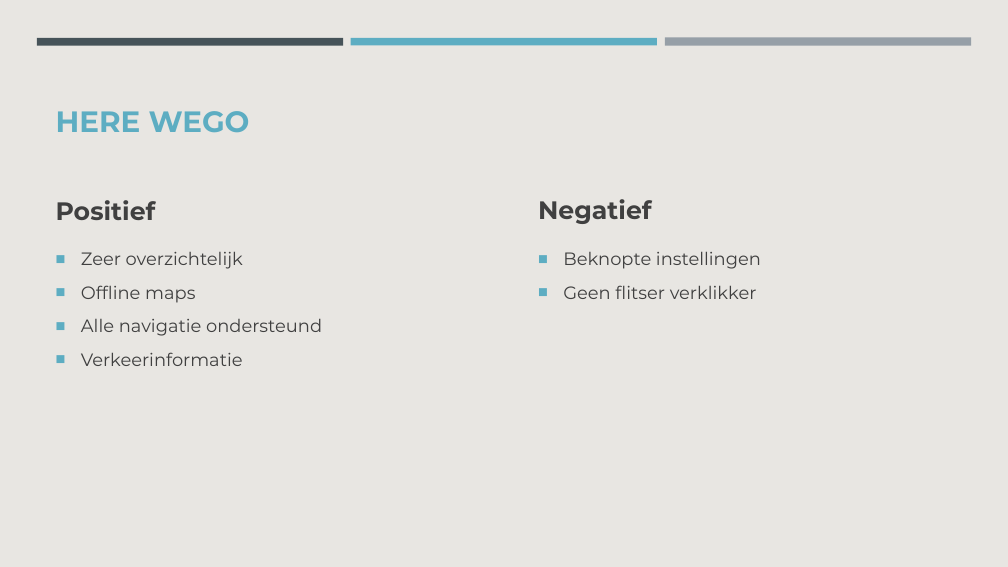
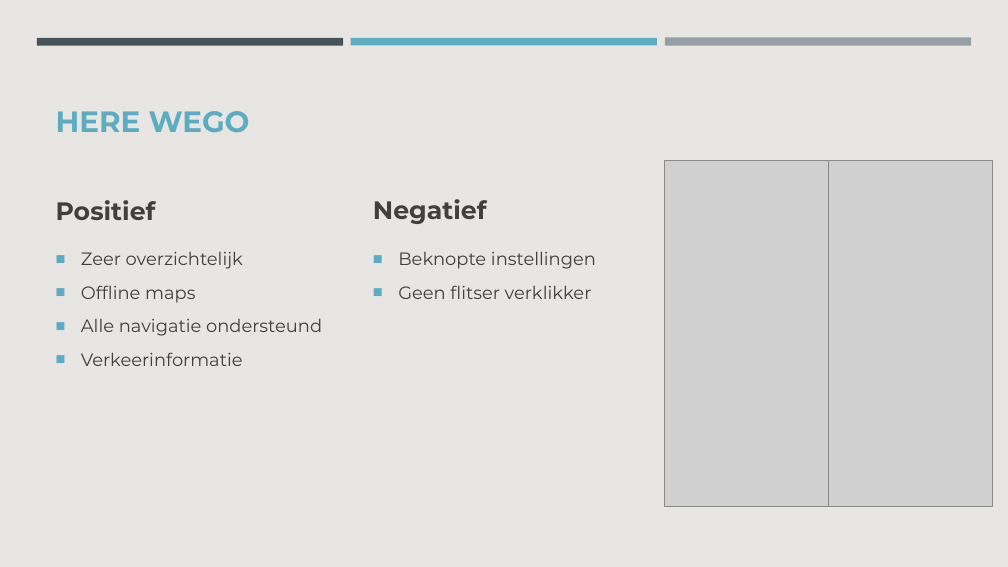
Before and after one commit to IndyBoss/gps-comparison, a slide deck: slide 7 of GPS vergelijking.pptx. Drawn at 1008x567 pixels with LibreOffice and Linux fonts; fonts in the diff are those of the drawing; grey boxes stand for pictures. Boxes give left, top, right and bottom in pixels: in the first picture for what was removed or moved away, otherwise in the second. Text is boxed around its words. In the diff, an @@ line names an element or a change of style, - is before the commit and + after.

```diff
--- a/GPS vergelijking.pptx
+++ b/GPS vergelijking.pptx
@@ picture added at (665,161,829,507) @@
@@ picture added at (829,161,993,507) @@
@@ text "Negatief": place and size @@
-text "Negatief" at (538,199,652,224)
+text "Negatief" at (373,199,487,224)
@@ text "Beknopte instellingen": place and size @@
-text "Beknopte instellingen" at (563,251,761,299)
+text "Beknopte instellingen" at (398,251,596,299)
```
Also in this commit, not shown: 3 other slides changed.
